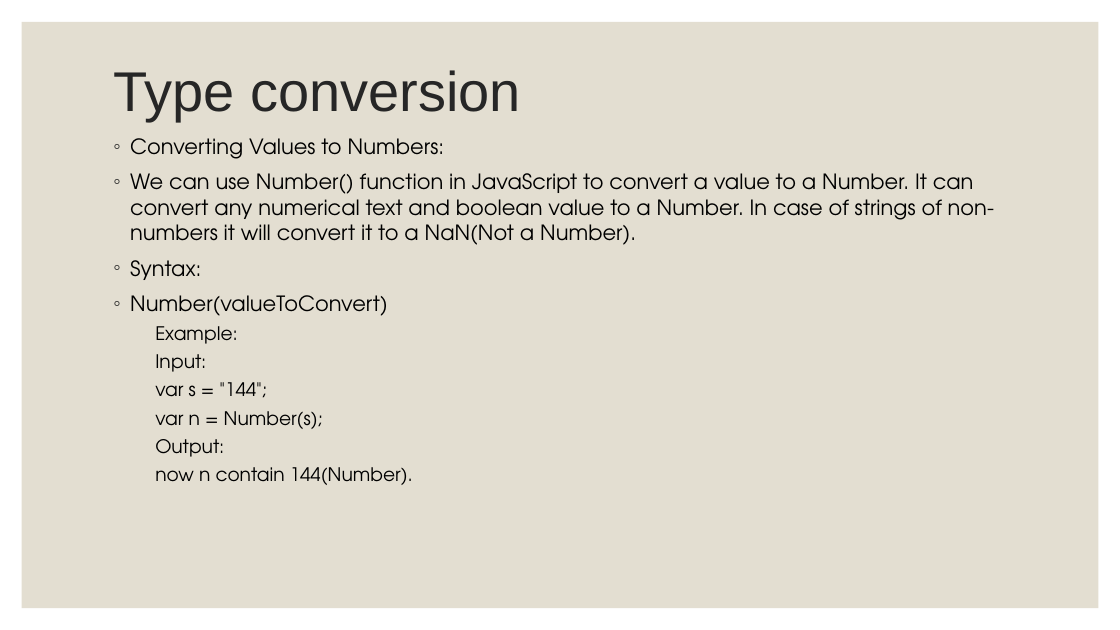
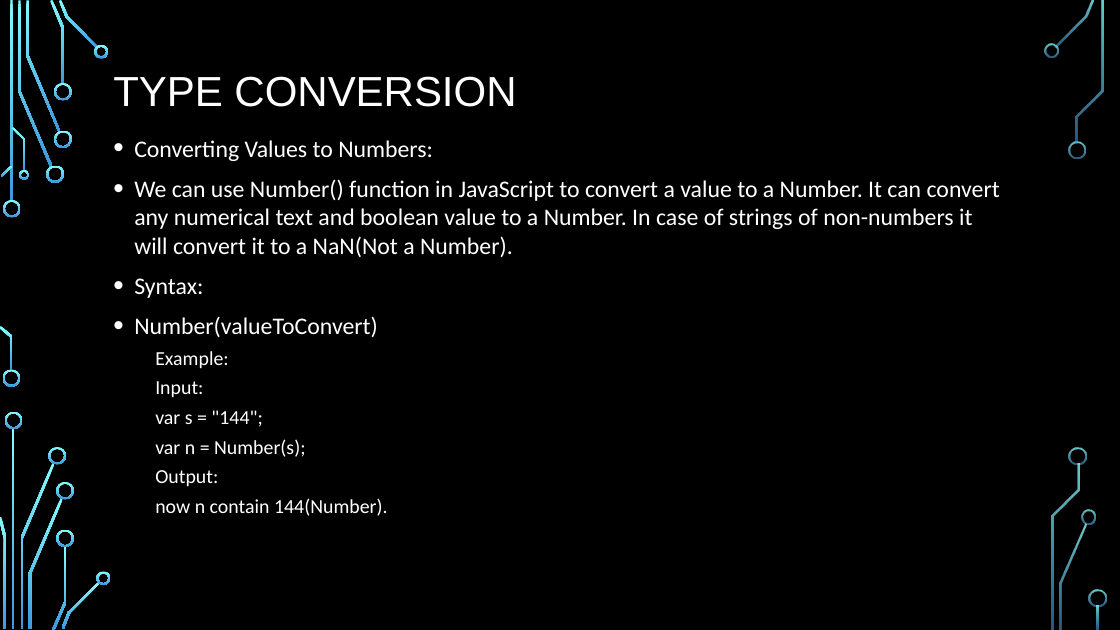
Before and after one commit to PramodJana/JavaScript, a slide deck: slide 16 of GFG JS Course Curriculam/Articles/001 Basics of JavaScript.pptx. Drawn at 1120x630 pixels with LibreOffice and Linux fonts; fonts in the diff are those of the drawing; background and template pictures are left out. Boxes give left, top, right and bottom in pixels: in the first picture for what was removed or moved away, otherwise in the second. Text is boxed around its words. In the diff, an @@ line names an element or a change of style, - is before the commit and + after.

```diff
--- a/GFG JS Course Curriculam/Articles/001 Basics of JavaScript.pptx
+++ b/GFG JS Course Curriculam/Articles/001 Basics of JavaScript.pptx
@@ background #FFFFFF to picture (left out) @@
@@ rectangle removed at [22, 22, 1099, 608] @@
@@ title at [113, 76, 516, 107]: text changed; size 48 to 36 pt; text colour #262626 to #FFFFFF @@
-Type conversion
+TYPE CONVERSION
@@ text "Converting Values to Numbers:" at [134, 140, 1000, 516]: size 18 to 20.4 pt in "Converting Values to Numbers:", "We can use Number() function in JavaScript ...", "Syntax:", "Number(valueToConvert)"; font TeX Gyre Adventor to Calibri, text colour #000000 to #FFFFFF; size 16 to 17 pt in "Example:", "Input:", "var s = "144";", "var n = Number(s);" and 2 more places; bullet ◦ to •; more space between paragraphs @@
@@ group added at [0, 0, 1107, 630]: 33 freeform shapes, 3 rectangles @@
```
Also in this commit, not shown: 15 other slides changed.
